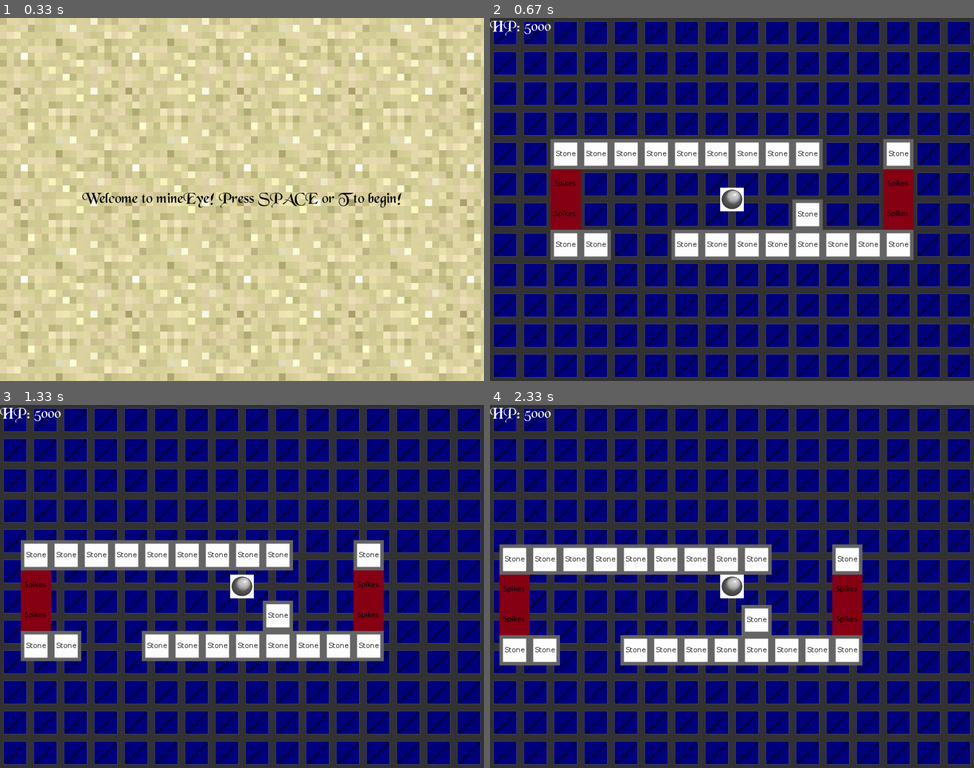
Above: before the commit, frames 1-4 (two rows, left to right).
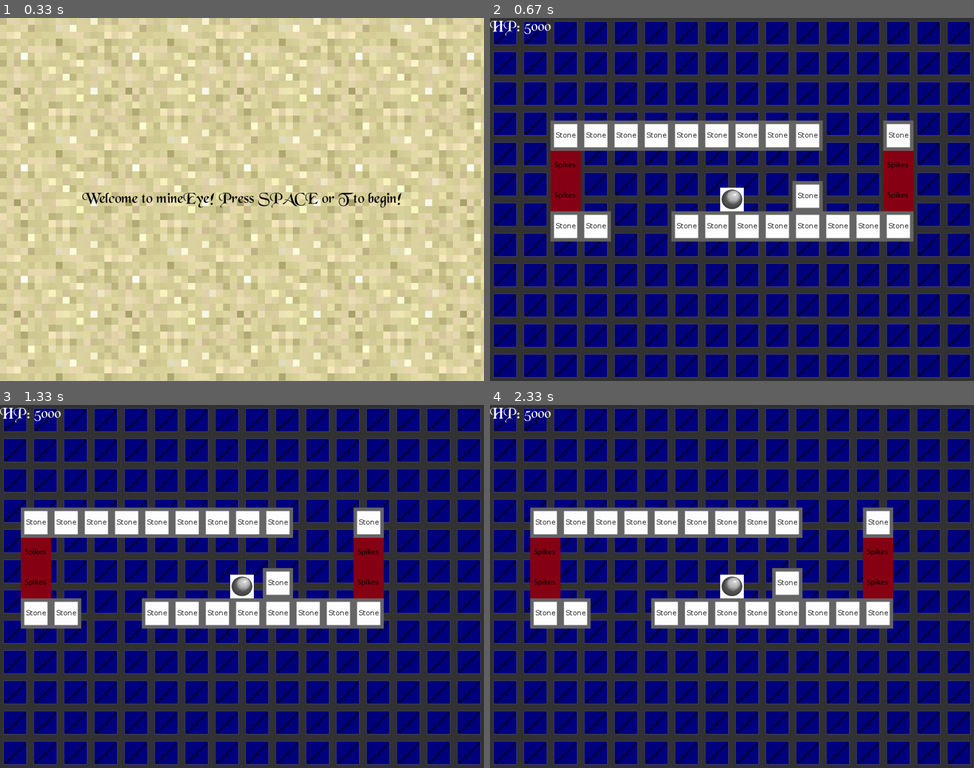
Above: after the commit, the same moments.

Repository: HallaSurvivor/mineEye
Game: pygame game, started from run.py
Two runs of this game, one before a commit and one after it. Both use one fixed random seed, a clock stepped at 60 frames per second and the inputs below.
Inputs:
- Up to frame 1 (0.33 s): no input
- Up to frame 2 (0.67 s): tap Space at 0.33 s
- Up to frame 3 (1.33 s): hold Right 0.67-1.13 s; hold Up from 1.17 s (still down)
- Up to frame 4 (2.33 s): release Up at 1.47 s; hold Right 1.5-1.97 s; hold Left from 2 s (still down)

Frame 1 is identical in both runs. In frame 2, 15% of the frame differs, in the area x 12-88%, y 28-67%; in frame 3, 21%; in frame 4, 25%, in the area x 1-84%, y 28-72%.

Commit message:
Made gravity a thing

Diff:
--- a/gamestates.py
+++ b/gamestates.py
@@ -135,6 +135,8 @@
         self.start_time = datetime.datetime.now()
         self.world = None
         self.generate_world()
+
+        self.world.change_gravity(0, -3)
 
         self.timer = timer
 
--- a/rooms.py
+++ b/rooms.py
@@ -106,28 +106,33 @@
         self.xspeed = 0
         self.yspeed = 0
 
+        self.xgravity = 0
+        self.ygravity = 0
+
         self.room_array = None
 
         self.array_parsed = False
 
-    def move_world(self, hero):
+    def move_world(self, hero, x, y):
         """
         Move all of the blocks based on user input,
         Check for collisions.
         :param hero: An instance of the Hero class that walls can collide with.
+        :param x: The Int of how far to shift the world's x
+        :param y: the Int of how far to shift the world's y
         """
 
         # Move the blocks in the X direction
         for block in self.block_list:
-            block.movex(self.xspeed)
+            block.movex(x)
 
         # Check for block-hero collisions
         block_hit_list = pygame.sprite.spritecollide(hero, self.block_list, False)
         for block in block_hit_list:
             old_x_pos = block.rect.x
-            if self.xspeed > 0:
+            if x > 0:
                 block.rect.right = hero.rect.left
-            elif self.xspeed < 0:
+            elif x < 0:
                 block.rect.left = hero.rect.right
             x_pos_change = block.rect.x - old_x_pos
 
@@ -142,15 +147,15 @@
 
         # Move the blocks in the Y direction
         for block in self.block_list:
-            block.movey(self.yspeed)
+            block.movey(y)
 
         # Check for block-hero collisions
         block_hit_list = pygame.sprite.spritecollide(hero, self.block_list, False)
         for block in block_hit_list:
             old_y_pos = block.rect.y
-            if self.yspeed > 0:
+            if y > 0:
                 block.rect.bottom = hero.rect.top
-            elif self.yspeed < 0:
+            elif y < 0:
                 block.rect.top = hero.rect.bottom
             y_pos_change = block.rect.y - old_y_pos
 
@@ -163,6 +168,14 @@
             if block.damage_player:
                 hero.damage(5)
 
+    def change_gravity(self, changex, changey):
+        """
+        Change self.xgravity and self.ygravity to change the world's gravity.
+        :param changex: the Int amount by which to change self.xgravity
+        :param changey: the Int amount by which to change self.ygravity
+        """
+        self.xgravity += changex
+        self.ygravity += changey
 
     def update(self, hero):
         """
@@ -172,7 +185,10 @@
         """
 
         # Control the world via user input
-        self.move_world(hero)
+        self.move_world(hero, self.xspeed, self.yspeed)
+
+        # Move the world due to gravity
+        self.move_world(hero, self.xgravity, self.ygravity)
 
         # Update all the blocks in the room
         self.block_list.update()
